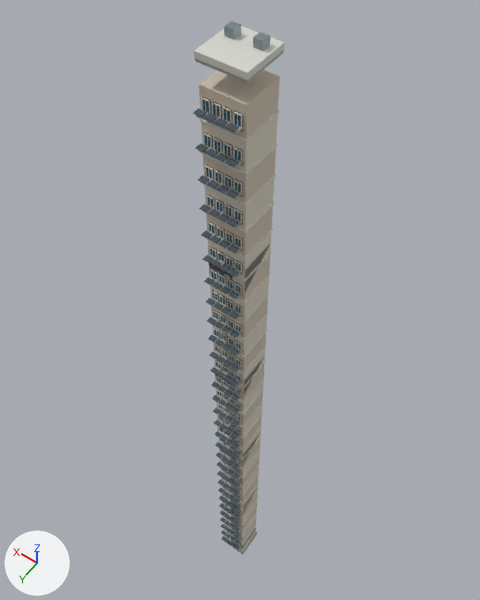
A saved change to the glTF model godot-city-buildit/assets/models/residential/apartment_tower.gltf.
Rendered twice from a 50 mm lens placed at (-18.0, 25.2, 92.8), pointed at (4.4, -6.2, 43.4). The lights are fixed; the arrows at lower left show +X, +Y and +Z. The picture after the commit comes second. Vertices at exactly the same position are counted once.

Names of what the first picture shows: 'apartment_root'.
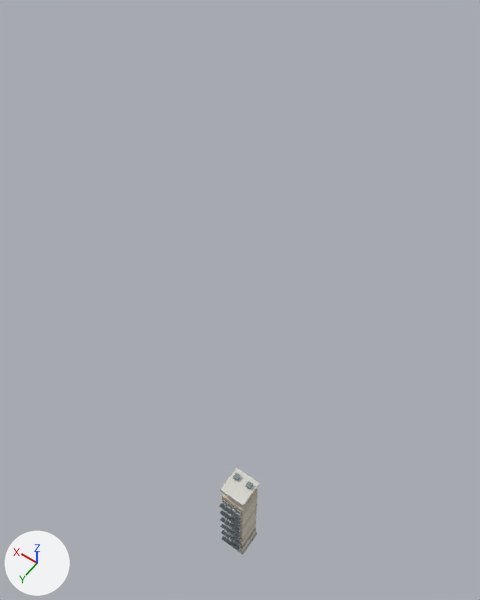
Commit message: feat(assets): keep 75m tower asset separate from current mid-rise

What differs and where, as boxes (x1, y1, x2, y2) in the pictures (480 x 600 px):
'apartment_root', reshaped (57% narrower, 84% shorter): before (193, 21, 285, 555); after (220, 468, 259, 555)
part 1 of me_apartment_mesh, added: after (220, 468, 259, 506)
part 2 of me_apartment_mesh, added: after (246, 481, 253, 489)
part 3 of me_apartment_mesh, deleted: before (193, 21, 285, 512)

What changed in the scene script:
```text
Change me_apartment_mesh:
    used by ob_apartment_root; location = (0.0, 0.0, 0.0)
    remove me_apartment_mesh.from_pydata(...)  # 13120 vertices, 19632 faces; spans x -1.8..1.8, y -1.8..2.4, z 0.0..74.6
    add me_apartment_mesh.from_pydata(...)  # 2656 vertices, 3984 faces; spans x -1.8..1.8, y -1.8..2.4, z 0.0..18.2
    me_apartment_mesh part 1: a new loose piece, a box spanning x -1.65..1.65, y -1.65..1.65, z 17.21..17.63, in mat_white
    me_apartment_mesh part 2: a new loose piece, a box spanning x -1.21..-0.59, y -0.96..-0.34, z 17.52..18.17, in mat_metal
    me_apartment_mesh part 3: 1311 loose pieces with 10488 vertices, spanning x -1.6..1.6, y -1.6..2.4, z 14.3..74.6, are deleted
    other edits to the shape of me_apartment_mesh do not show in these pictures
```
